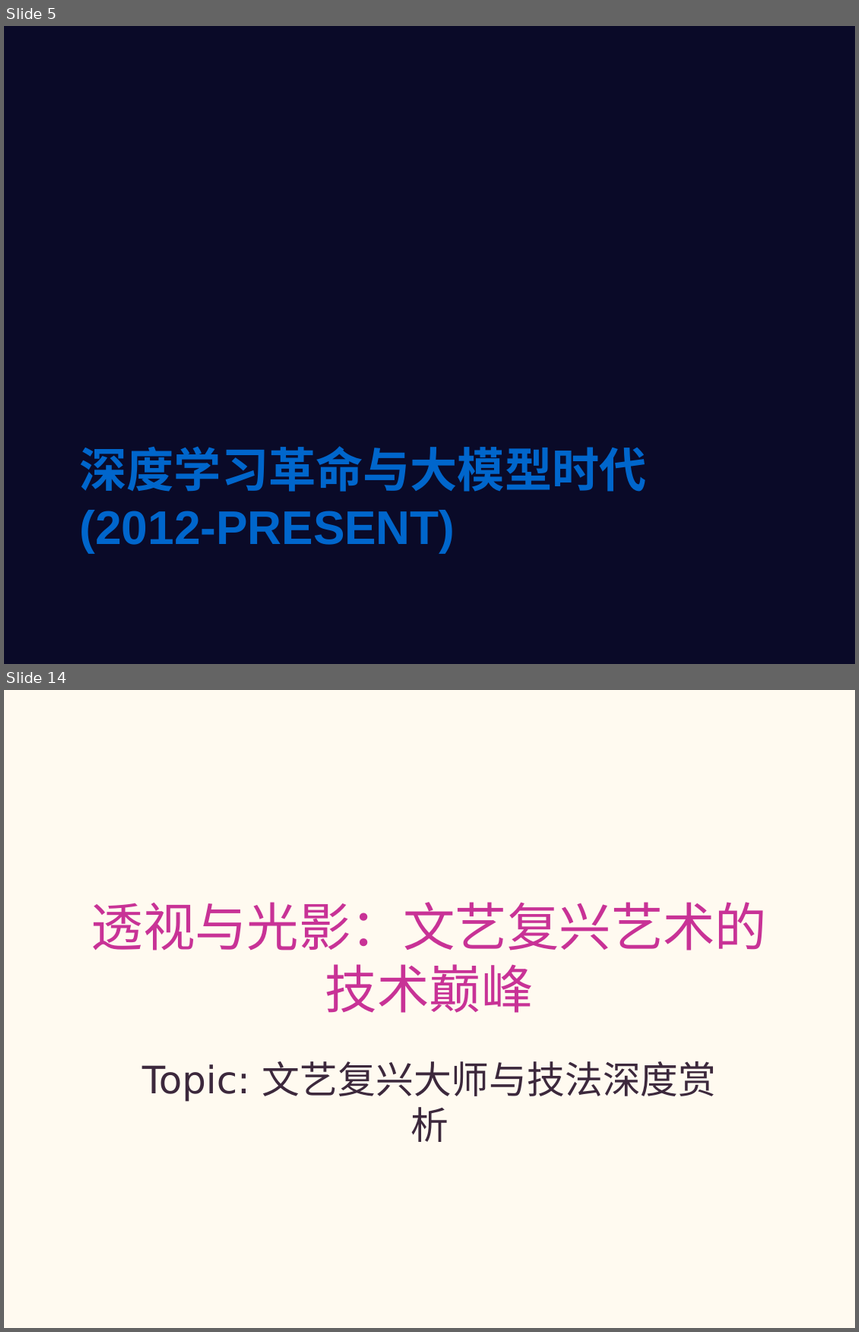
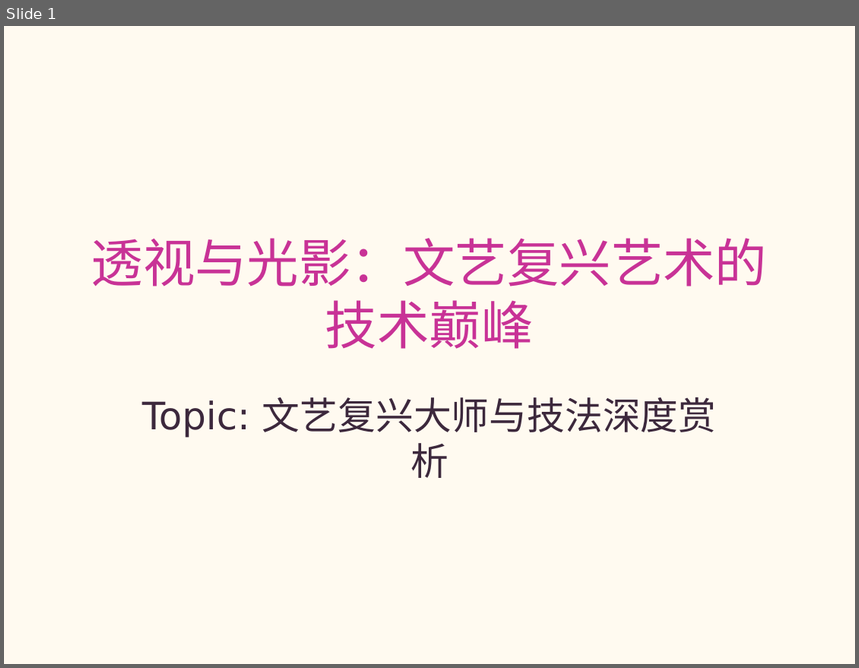
Before and after one commit to yeasy/AutoPPT, a slide deck: samples/cn_art.pptx. Shown one above the other, each under a label of ours: slides 5 and 14 before the commit, slide 1 after it; the slides between them are not shown. The pictures are 859x1332 and 859x668 pixels, drawn with LibreOffice and Linux fonts; fonts in the diff are those of the drawing. Boxes give left, top, right and bottom in pixels: in the first picture for what was removed or moved away, otherwise in the second. Text is boxed around its words. In the diff, an @@ line names an element or a change of style, - is before the commit and + after.

```diff
--- a/samples/cn_art.pptx
+++ b/samples/cn_art.pptx
@@ slide 5 removed at (4,26,855,664), background #0A0A28 @@
@@ title removed at (80,446,647,553) @@
-深度学习革命与大模型时代 (2012-PRESENT)
@@ what was slide 14 is now slide 1 @@
```
Also in this commit, not shown: 1 slide changed, 12 other slides removed, 6 other files.
